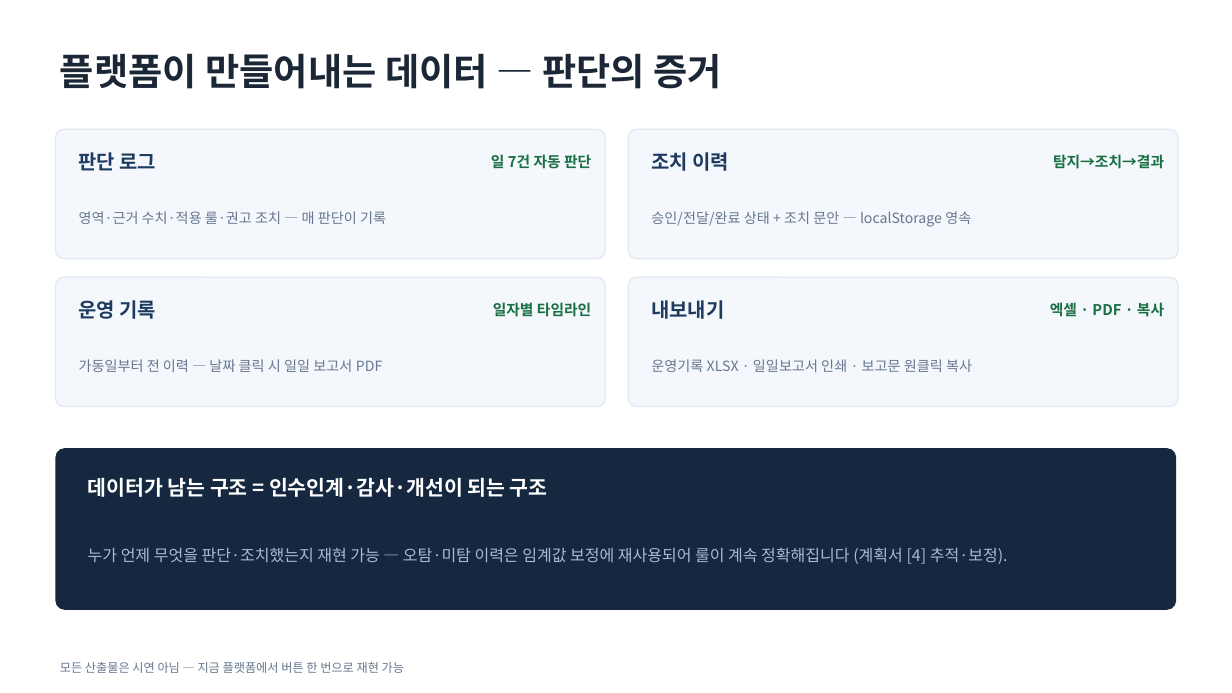
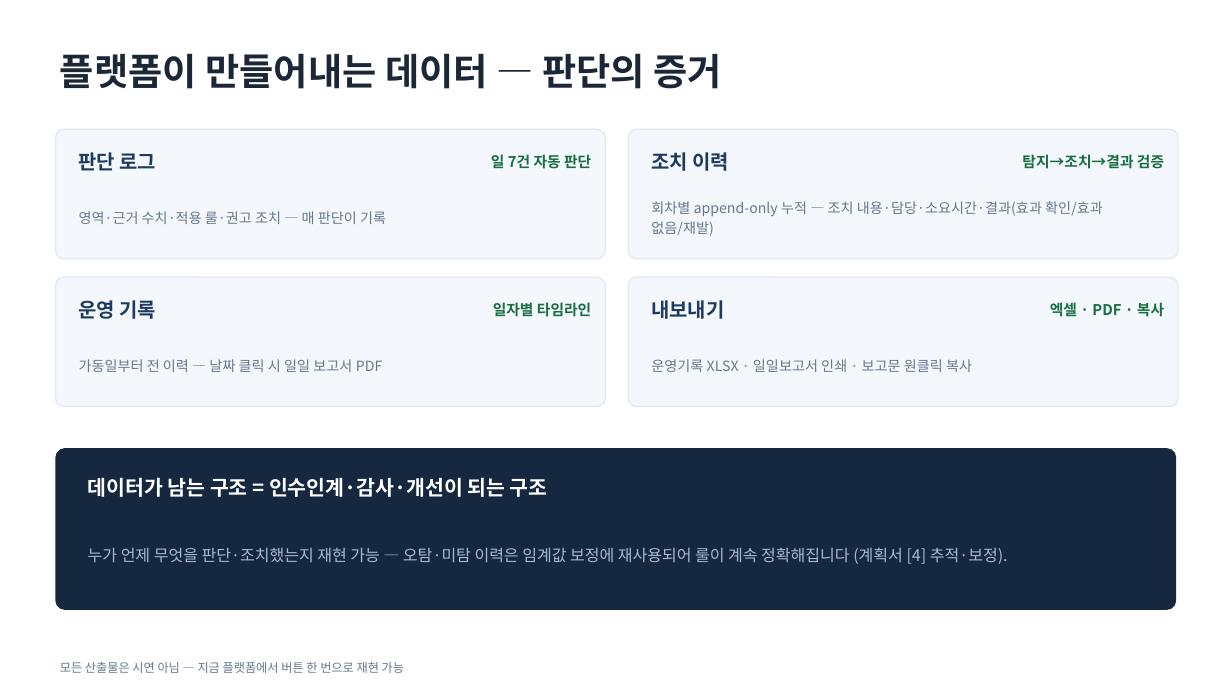
Before and after one commit to hodoo0831-coder/zenf-, a slide deck: slide 8 of ZEN_기술보고서.pptx. Drawn at 1232x693 pixels with LibreOffice and Linux fonts; fonts in the diff are those of the drawing. Boxes give left, top, right and bottom in pixels: in the first picture for what was removed or moved away, otherwise in the second. Text is boxed around its words. In the diff, an @@ line names an element or a change of style, - is before the commit and + after.

```diff
--- a/ZEN_기술보고서.pptx
+++ b/ZEN_기술보고서.pptx
@@ text at box(1022, 154, 1164, 169): text changed @@
-탐지→조치→결과
+탐지→조치→결과 검증
@@ text at box(651, 201, 1103, 236): text changed @@
-승인/전달/완료 상태 + 조치 문안 — localStorage 영속
+회차별 append-only 누적 — 조치 내용·담당·소요시간·결과(효과 확인/효과 없음/재발)
```
Also in this commit, not shown: 3 other files.
